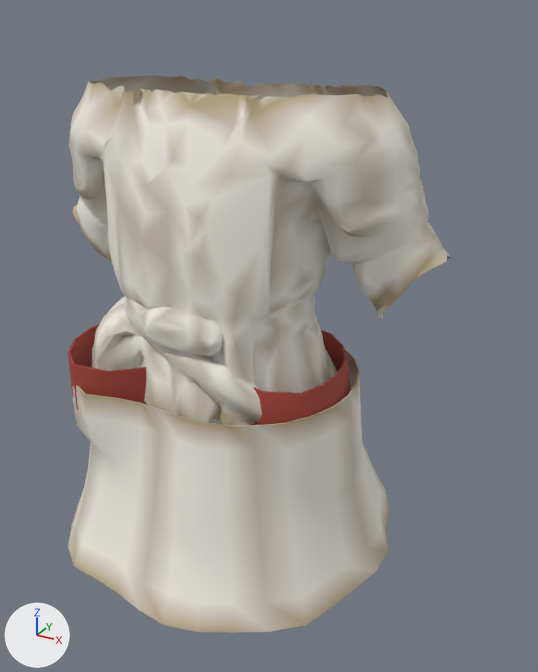
The glTF model assets_src/armor/aydor_2/cloth_a_chest.glb, before and after one commit.
The view is the same before and after, from a 50 mm camera at (0.702, -1.1, 1.622) aimed at (0.084, 0.025, 1.06). Arrows for +X, +Y and +Z are at lower left; the lights stay in place. The first picture is the older version. Vertices at exactly the same position are counted once.

The first picture shows 'cloth_a_chest'.
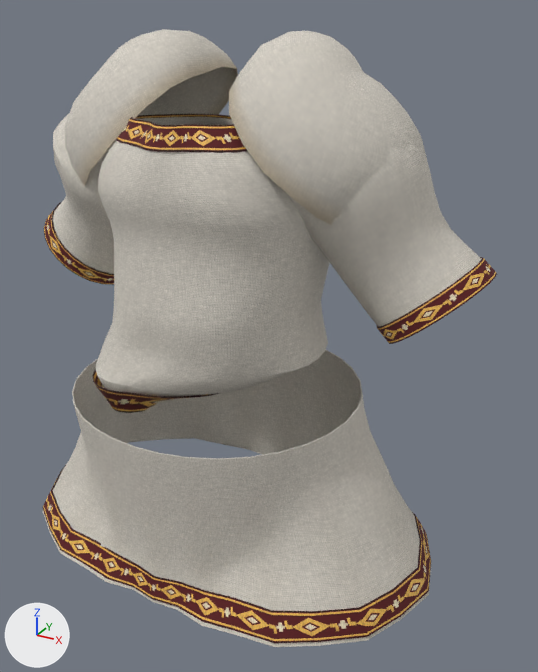
The change, as a diff of the scene's bpy script:
```diff
--- a/assets_src/armor/aydor_2/cloth_a_chest.glb.py
+++ b/assets_src/armor/aydor_2/cloth_a_chest.glb.py
@@ img_band_n_png @@
+img_band_n_png = load_image('band_n.png', '../textures/band_n.png', 256, 128, 'Non-Color')
@@ img_band_orm_png @@
+img_band_orm_png = load_image('band_orm.png', '../textures/band_orm.png', 256, 128, 'Non-Color')
@@ img_band_c_png @@
+img_band_c_png = load_image('band_c.png', '../textures/band_c.png', 256, 128, 'sRGB')
@@ img_cloth_c_png @@
+img_cloth_c_png = load_image('cloth_c.png', '../textures/cloth_c.png', 256, 256, 'sRGB')
@@ img_cloth_orm_png @@
+img_cloth_orm_png = load_image('cloth_orm.png', '../textures/cloth_orm.png', 256, 256, 'Non-Color')
@@ img_cloth_n_png @@
+img_cloth_n_png = load_image('cloth_n.png', '../textures/cloth_n.png', 256, 256, 'Non-Color')
@@ mat_cloth @@
 mat_cloth = bpy.data.materials.new('cloth')
-# nodes: BsdfPrincipled, OutputMaterial, VertexColor
+# nodes: BsdfPrincipled, Mix, NormalMap, OutputMaterial, SeparateColor, TexImage x3, VertexColor
+# uses the picture img_cloth_c_png
+# uses the picture img_cloth_n_png
+# uses the picture img_cloth_orm_png
@@ mat_band @@
+mat_band = bpy.data.materials.new('band')
+# uses the picture img_band_c_png
+# uses the picture img_band_n_png
+# uses the picture img_band_orm_png
@@ me_cloth_a_chest @@
 # used by ob_cloth_a_chest; location = (0.0, 0.0, 0.0)
-me_cloth_a_chest.from_pydata(...)  # 2264 vertices, 4063 faces; spans x -0.395..0.395, y -0.318..0.319, z 0.634..1.507
+me_cloth_a_chest.from_pydata(...)  # 2882 vertices, 5176 faces; spans x -0.47..0.47, y -0.278..0.289, z 0.614..1.591
+# me_cloth_a_chest part 1: the loose piece of 1772 vertices spanning x -0.395..0.395, y -0.185..0.184, z 0.954..1.507 is rebuilt with 760 vertices and now spans x -0.214..0.202, y -0.201..0.21, z 0.935..1.456
+# me_cloth_a_chest part 2: the loose piece of 352 vertices spanning x -0.336..0.338, y -0.318..0.319, z 0.634..0.996 is rebuilt with 352 vertices and now spans x -0.446..0.44, y -0.278..0.286, z 0.614..0.956
+# me_cloth_a_chest part 3: the loose piece of 140 vertices spanning x -0.276..0.258, y -0.213..0.159, z 0.945..1.038 is rebuilt with 216 vertices and now spans x -0.206..0.077, y -0.209..0.054, z 0.941..1.004, in mat_band
+# me_cloth_a_chest part 4: a new loose piece of 288 vertices spanning x 0.087..0.464, y -0.089..0.188, z 1.09..1.471, in mat_cloth
+# me_cloth_a_chest part 5: a new loose piece of 288 vertices spanning x -0.464..-0.087, y -0.097..0.23, z 1.09..1.47, in mat_cloth
+# me_cloth_a_chest part 6: a new loose piece of 199 vertices spanning x 0.045..0.345, y -0.121..0.202, z 1.289..1.591, in mat_cloth
+# me_cloth_a_chest part 7: a new loose piece of 199 vertices spanning x -0.344..-0.044, y -0.121..0.2, z 1.288..1.589, in mat_cloth
+# me_cloth_a_chest part 8: a new loose piece of 180 vertices spanning x -0.131..0.121, y -0.178..0.022, z 1.424..1.461, in mat_band
+# me_cloth_a_chest part 9: a new loose piece of 160 vertices spanning x -0.444..0.439, y -0.268..0.289, z 0.622..0.668, in mat_band
+# me_cloth_a_chest part 10: a new loose piece of 120 vertices spanning x 0.281..0.47, y -0.022..0.189, z 1.084..1.247, in mat_band
+# me_cloth_a_chest part 11: a new loose piece of 120 vertices spanning x -0.47..-0.281, y -0.022..0.188, z 1.083..1.247, in mat_band
 me_cloth_a_chest.materials.append(mat_cloth)
+me_cloth_a_chest.materials.append(mat_band)
```

Pixel boxes [x1, y1, x2, y2] of what changed, in the pictures (538 x 672 px):
'cloth_a_chest', surface changed, reshaped (19% wider, 11% taller)
    before: [68, 75, 451, 633]
    after: [42, 29, 497, 647]
part 1 of me_cloth_a_chest, rebuilt (39% narrower, 15% shorter)
    before: [69, 75, 451, 425]
    after: [96, 117, 329, 414]
part 2 of me_cloth_a_chest, rebuilt (21% wider)
    before: [68, 348, 389, 633]
    after: [42, 350, 431, 647]
part 3 of me_cloth_a_chest, rebuilt
    before: [68, 324, 350, 425]
    after: [92, 369, 219, 413]
part 4 of me_cloth_a_chest, added
    after: [287, 144, 481, 327]
part 5 of me_cloth_a_chest, added
    after: [53, 114, 114, 274]
part 6 of me_cloth_a_chest, added
    after: [229, 31, 427, 225]
part 7 of me_cloth_a_chest, added
    after: [64, 29, 238, 186]
part 8 of me_cloth_a_chest, added
    after: [116, 114, 247, 153]
part 9 of me_cloth_a_chest, added
    after: [42, 465, 431, 643]
part 10 of me_cloth_a_chest, added
    after: [377, 257, 497, 344]
part 11 of me_cloth_a_chest, added
    after: [44, 203, 114, 285]
